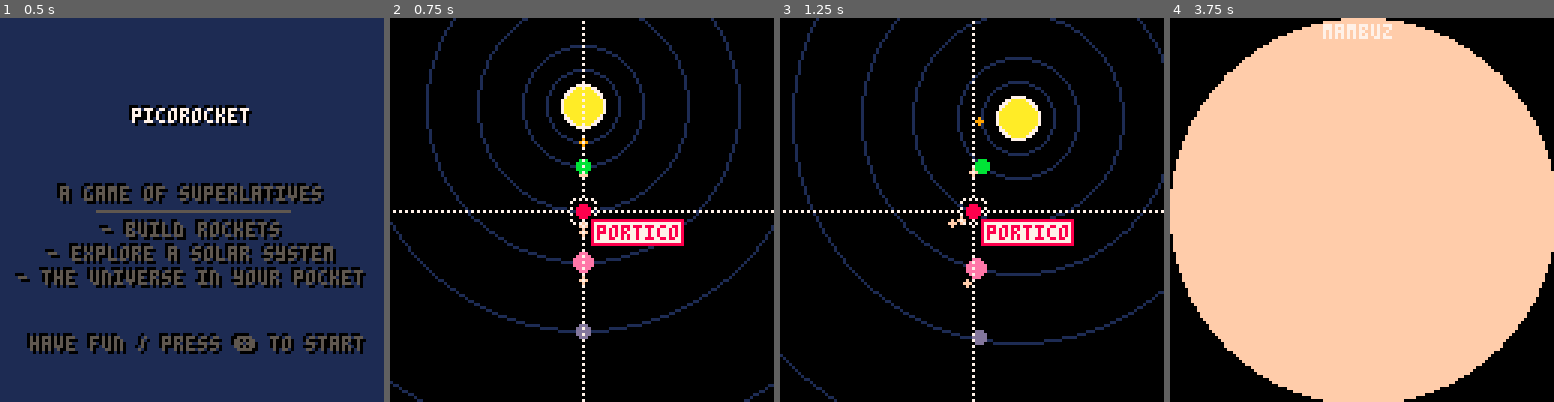
Above: before the commit, frames 1-4 (left to right).
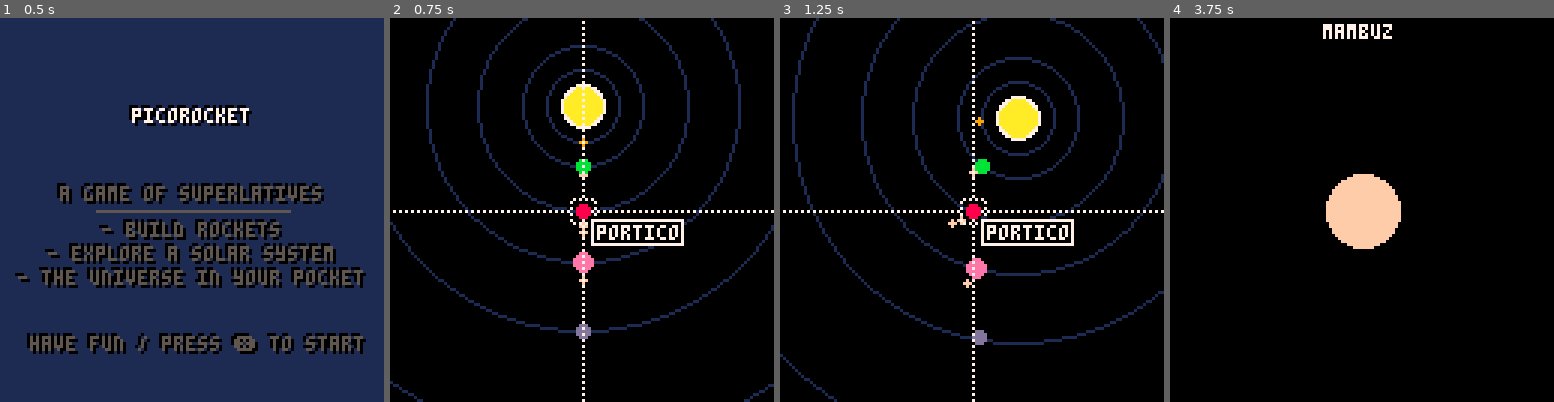
Above: after the commit, the same moments.

Repository: bigbozo/pico-rocket
Game: PICO-8 cartridge rocket.p8
Same seed, same stepped clock (60 frames per second), same inputs: the game is played once before the commit and once after it.
Inputs:
- Up to frame 1 (0.5 s): no input
- Up to frame 2 (0.75 s): tap O (Z key) at 0.7 s
- Up to frame 3 (1.25 s): no input
- Up to frame 4 (3.75 s): hold Right 1.6-2.1 s; tap O (Z key) every 0.4 s from 1.7 to 3.7 s; hold Up 2.15-2.42 s; hold Right 2.47-3.03 s; hold Left 3.08-3.58 s; hold Down from 3.63 s (still down)

Frame 1 is identical in both runs. In frame 2, 1.7% of the frame differs, in the area x 52-77%, y 52-60%; in frame 3, 1.7%; in frame 4, 76%, in the area x 0-100%, y 0-100%.

Commit message:
Refactored PlanetsScene.planets to planets

Diff:
--- a/scenes/planet.lua
+++ b/scenes/planet.lua
@@ -3,10 +3,8 @@
   draw= function()
     cls()
     camera(0,0)
-    -- TODO das scheint falsch, planets sollte nicht von
-    -- dort referenziert werden
-    planet=PlanetsScene.planets[player.planet]
-    circfill(64,64,64,planet.color)
+    planet=planets[player.planet]
+    circfill(64,64,planet.size * 4,planet.color)
     print(planet.name, 63 - #planet.name*2,2,7)
   end,
 
--- a/scenes/planets.lua
+++ b/scenes/planets.lua
@@ -2,21 +2,20 @@
 
   turns = 0,
   name = 'planets',
-  planets = {},
 
   init = function(self)
     local c = 1
-    self.planets = {}
+    planets = {}
     for planet in all(sun.children) do
       planet.id = c
       planet.type = 1
       c = c+ 1
-      add(self.planets,planet)
+      add(planets,planet)
       for moon in all(planet.children) do
         moon.id = c
         moon.type = 2
         c = c + 1
-        add(self.planets,moon)
+        add(planets,moon)
       end
     end
     self:update()
@@ -48,8 +47,8 @@
 
   draw = function(self)
     cls()
-    local p = self.planets[player.planet]
-    local op = self.planets[player.oldp]
+    local p = planets[player.planet]
+    local op = planets[player.oldp]
     -- TODO: add easing function
     local x = op.x + (p.x-op.x)*player.transition
     local y = op.y + (p.y-op.y)*player.transition
@@ -63,7 +62,7 @@
     -- draw sun
     circfill(sun.x, sun.y, max(6,sun.size*settings.scale)+1,7)
     circfill(sun.x, sun.y, max(6,sun.size*settings.scale), sun.color)
-    for planet in all(self.planets) do
+    for planet in all(planets) do
       -- draw orbit of planet
       if (planet.type==1) then
         circ(0, 0, planet.r * s, 1)
@@ -76,7 +75,7 @@
   draw_player = function(self)
     -- .1 to make backcolor transparent
     fillp(0b01011010010110100101.1)
-    local planet = self.planets[player.planet]
+    local planet = planets[player.planet]
     local size= max(2,planet.size * settings.scale)+1
     camera(-64,-64)
     -- cursor
@@ -94,16 +93,16 @@
     fillp()
     -- planet name
     if player.transition==1 then
-      rectfill(3,3,5+4*#planet.name,11,8)
-      rectfill(4,4,4+4*#planet.name,10,7)
-      print(planet.name,5,5,8)
+      rectfill(3,3,5+4*#planet.name,11,7)
+      rectfill(4,4,4+4*#planet.name,10,0)
+      print(planet.name,5,5,7)
     end
   end,
 
   handle_player_idle  = function(self)
     if (btnp(0)) then
       player.oldp = player.planet
-      player.planet = min(player.planet+1, #self.planets)
+      player.planet = min(player.planet+1, #planets)
       player.transition =0
     end
     if btnp(1) then
